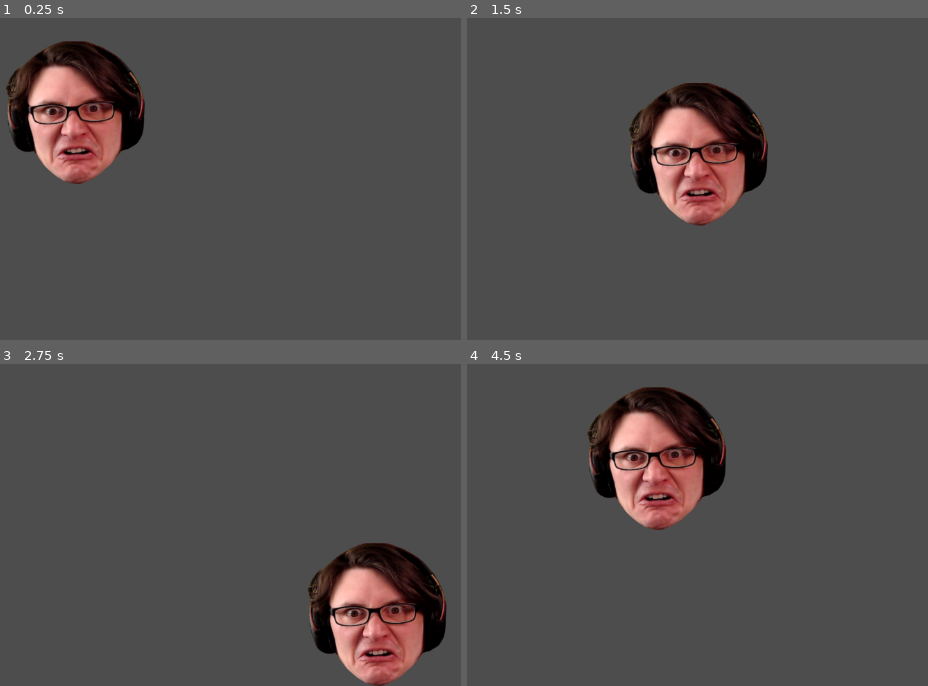
Above: before the commit, frames 1-4 (two rows, left to right).
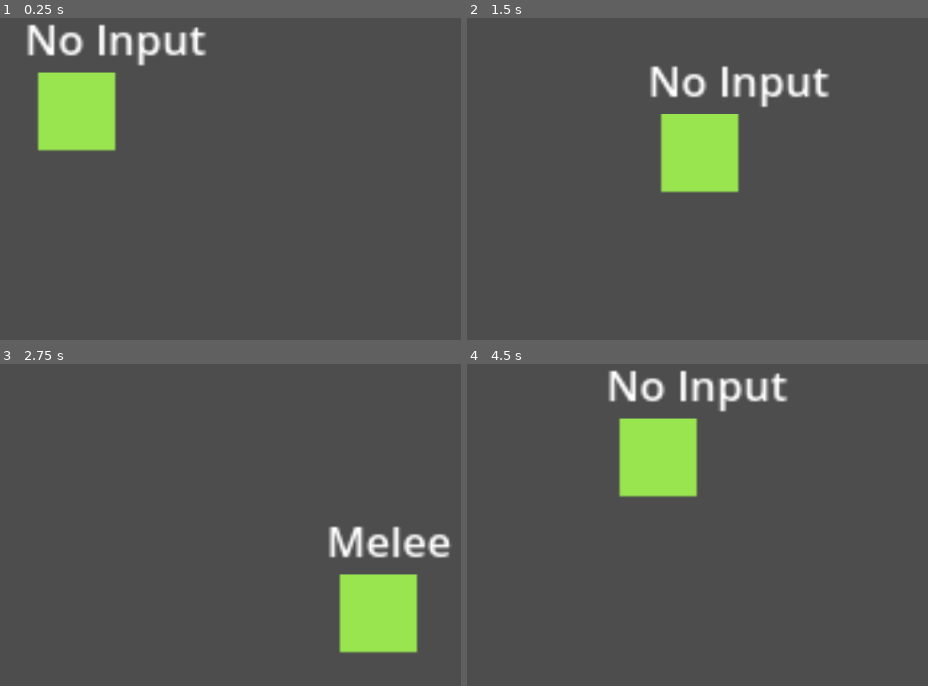
Above: after the commit, the same moments.

Repository: 8bitbiochemist/Pirate-game-jam
Game: Godot game, scene res://node_2d.tscn
Two runs of this game, one before a commit and one after it. Both use one fixed random seed, a clock stepped at 60 frames per second and the inputs below.
Inputs (mouse positions are in pixels of both pictures, inside the frame that each line leads up to):
- Up to frame 1 (0.25 s): no input
- Up to frame 2 (1.5 s): tap Enter at 0.5 s; move the mouse to (702, 92) at 0.52 s; hold D (move_right) 0.53-1.28 s; hold Right mouse button (spell_1, bound only after the commit) 0.53-1.28 s; tap Middle mouse button (spell_2, bound only after the commit) at 0.8, 1.35 s; move the mouse to (outside the picture) at 1.27 s; hold S (move_down) from 1.28 s (still down)
- Up to frame 3 (2.75 s): click (outside the picture) at 1.55 s; move the mouse to (outside the picture) at 2.02 s; release S (move_down) at 2.03 s; press the mouse at (outside the picture) at 2.03 s; hold D (move_right) from 2.03 s (still down); right-click (outside the picture) at 2.3 s
- Up to frame 4 (4.5 s): move the mouse to (490, 550) at 2.77 s; release D (move_right) at 2.78 s; release the mouse at (490, 550) at 2.78 s; hold W (move_up) 2.78-3.53 s; right-click (490, 550) at 2.85 s; tap Middle mouse button (spell_2, bound only after the commit) at 3.05 s; move the mouse to (766, 528) at 3.52 s; hold Middle mouse button (spell_2, bound only after the commit) 3.53-4.28 s; hold A (move_left) from 3.53 s (still down); click (766, 528) at 3.8 s; move the mouse to (outside the picture) at 4.27 s; click (outside the picture) at 4.35 s

The runs differ from the first frame. In frame 1, 12% of the frame differs, in the area x 1-45%, y 1-52%; in frame 2, 12%; in frame 3, 11%; in frame 4, 12%.

Commit message:
Player movement and attacks have been added and the character sprite has been changed

Diff:
--- a/movement.gd
+++ b/movement.gd
@@ -4,11 +4,10 @@
 
 # Called when the node enters the scene tree for the first time.
 func _ready():
-	pass # Replace with function body.
-
+	pass
 
 # Called every frame. 'delta' is the elapsed time since the previous frame.
-func _process(delta):
+func _physics_process(delta):
 	if Input.is_action_pressed("move_right"):
 		position.x += speed * delta
 	if Input.is_action_pressed("move_left"):
@@ -17,3 +16,15 @@
 		position.y += speed * delta
 	if Input.is_action_pressed("move_up"):
 		position.y -= speed * delta
+	attacks()
+
+
+func attacks():
+	if Input.is_action_pressed("weapon_attack"):
+		$"Testing Attacks".text = "Melee"
+	elif Input.is_action_pressed("spell_1"):
+		$"Testing Attacks".text = "Spell 1"
+	elif Input.is_action_pressed("spell_2"):
+		$"Testing Attacks".text = "Spell 2"
+	else:
+		$"Testing Attacks".text = "No Input"
--- a/node_2d.tscn
+++ b/node_2d.tscn
@@ -1,17 +1,24 @@
 [gd_scene load_steps=3 format=3 uid="uid://ba3mcjrdo8535"]
 
-[ext_resource type="Texture2D" uid="uid://byepvgxkmtsml" path="res://placeholder.png" id="1_wpiqq"]
+[ext_resource type="Texture2D" uid="uid://w3ommfrid7xm" path="res://good_guy.png" id="1_3dfn1"]
 [ext_resource type="Script" path="res://movement.gd" id="2_5i5xd"]
 
 [node name="Node2D" type="Node2D"]
 
 [node name="Sprite2D" type="Sprite2D" parent="."]
 position = Vector2(596, 320)
-scale = Vector2(0.665833, 0.62652)
-texture = ExtResource("1_wpiqq")
+scale = Vector2(3.836, 3.613)
+texture = ExtResource("1_3dfn1")
 script = ExtResource("2_5i5xd")
 
+[node name="Testing Attacks" type="Label" parent="Sprite2D"]
+offset_left = -18.7696
+offset_top = -40.9632
+offset_right = 21.2304
+offset_bottom = -17.9632
+text = "[test]"
+
 [node name="CollisionPolygon2D" type="CollisionPolygon2D" parent="."]
-position = Vector2(596, 320)
-scale = Vector2(0.665833, 0.62652)
-polygon = PackedVector2Array(37, -163.9, 57, -156.9, 57, -155.7, 78, -144.7, 78, -143.6, 95, -132.6, 95, -131.4, 112, -115.4, 112, -113.2, 133, -86.2, 133, -83.9, 150, -46.9, 150, 45.1, 146.6, 59.5, 145.1, 59.5, 133.1, 77.5, 130.7, 77.5, 115.7, 88.5, 111.4, 88.5, 102, 91.9, 83, 118.5, 81.8, 118.5, 56.8, 143.5, 54.7, 143.5, 37.7, 157.5, 35.5, 157.5, 22.3, 164.5, -18.4, 164.5, -30, 159.9, -30, 158.5, -54, 141.5, -54, 140.3, -76, 118.3, -76, 116.2, -91.1, 93.5, -115, 93.5, -115, 91.9, -125, 87.9, -125, 86.4, -134, 78.4, -134, 75.8, -144, 52.9, -144, 48.5, -150, 27.3, -150, -24.5, -148.4, -32.5, -150, -36.8, -150, -70.6, -148.6, -76.5, -147.2, -76.5, -136.2, -96.5, -134.9, -96.5, -125.9, -106.5, -123.5, -106.5, -116, -110.6, -116, -111.3, -93.8, -133.5, -91.7, -133.5, -61.7, -155.5, -59.3, -155.5, -38.7, -164.5, 37, -164.5)
+position = Vector2(598, 317.5)
+scale = Vector2(3.55469, 3.53516)
+polygon = PackedVector2Array(16, 16, -16, 16, -16, -16, 16, -16)
--- a/project.godot
+++ b/project.godot
@@ -41,6 +41,21 @@
 , Object(InputEventJoypadMotion,"resource_local_to_scene":false,"resource_name":"","device":-1,"axis":0,"axis_value":1.0,"script":null)
 ]
 }
+weapon_attack={
+"deadzone": 0.5,
+"events": [Object(InputEventMouseButton,"resource_local_to_scene":false,"resource_name":"","device":-1,"window_id":0,"alt_pressed":false,"shift_pressed":false,"ctrl_pressed":false,"meta_pressed":false,"button_mask":1,"position":Vector2(92, 11),"global_position":Vector2(96, 52),"factor":1.0,"button_index":1,"canceled":false,"pressed":true,"double_click":false,"script":null)
+]
+}
+spell_1={
+"deadzone": 0.5,
+"events": [Object(InputEventMouseButton,"resource_local_to_scene":false,"resource_name":"","device":-1,"window_id":0,"alt_pressed":false,"shift_pressed":false,"ctrl_pressed":false,"meta_pressed":false,"button_mask":2,"position":Vector2(82, 12),"global_position":Vector2(86, 53),"factor":1.0,"button_index":2,"canceled":false,"pressed":true,"double_click":false,"script":null)
+]
+}
+spell_2={
+"deadzone": 0.5,
+"events": [Object(InputEventMouseButton,"resource_local_to_scene":false,"resource_name":"","device":-1,"window_id":0,"alt_pressed":false,"shift_pressed":false,"ctrl_pressed":false,"meta_pressed":false,"button_mask":4,"position":Vector2(172, 15),"global_position":Vector2(176, 56),"factor":1.0,"button_index":3,"canceled":false,"pressed":true,"double_click":false,"script":null)
+]
+}
 
 [rendering]
 
Binary file added: good_guy.png
Not shown, added: good_guy.png.import
